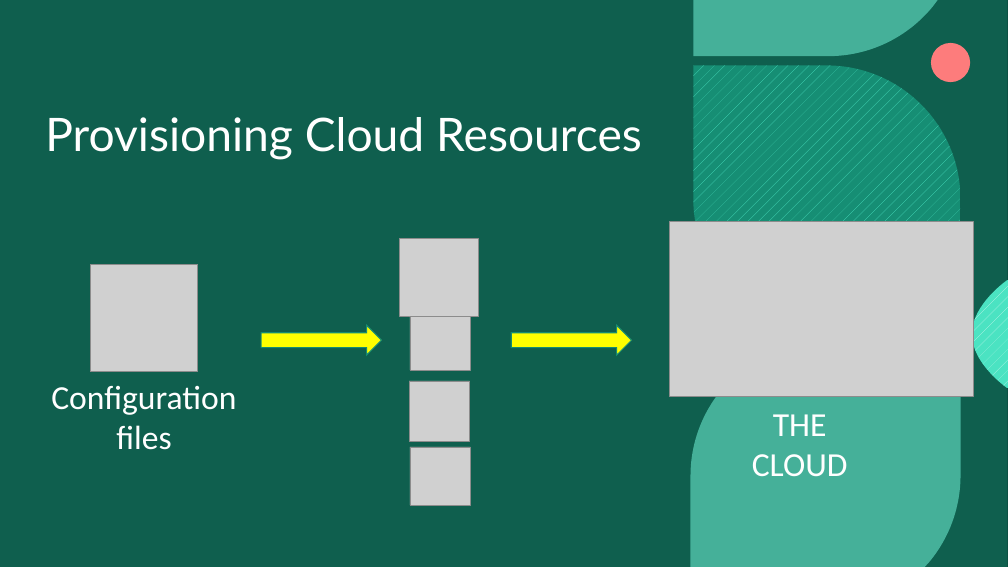
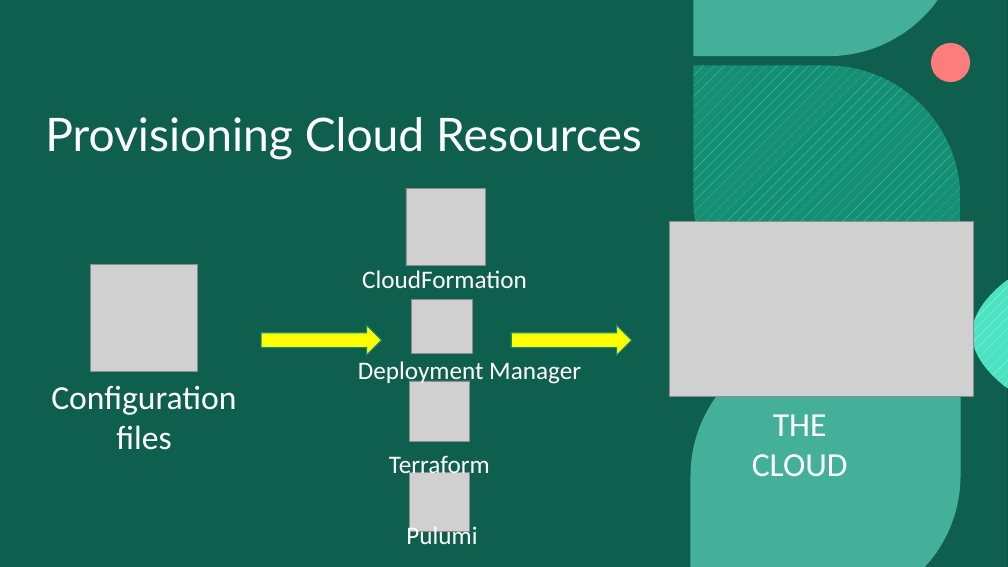
Before and after one commit to cloudsoft/java-cro, a slide deck: slide 6 of java-cro-presentation.pptx. Drawn at 1008x567 pixels with LibreOffice and Linux fonts; fonts in the diff are those of the drawing; grey boxes stand for pictures; background and template pictures are left out. Boxes give left, top, right and bottom in pixels: in the first picture for what was removed or moved away, otherwise in the second. Text is boxed around its words. In the diff, an @@ line names an element or a change of style, - is before the commit and + after.

```diff
--- a/java-cro-presentation.pptx
+++ b/java-cro-presentation.pptx
@@ picture: place and size @@
-picture at (400,239,479,317)
+picture at (406,188,485,266)
@@ text added at (362,270,527,288), 24 pt, text #FFFFFF @@
+CloudFormation
@@ picture: place and size @@
-picture at (410,316,470,370)
+picture at (412,299,473,353)
@@ text added at (358,361,581,386), 24 pt, text #FFFFFF @@
+Deployment Manager
@@ text added at (389,455,490,479), 24 pt, text #FFFFFF @@
+Terraform
@@ picture: place and size @@
-picture at (410,447,470,505)
+picture at (409,473,470,531)
@@ text added at (406,524,477,544), 24 pt, text #FFFFFF @@
+Pulumi
```
Also in this commit, not shown: 3 other slides changed, 1 slide added, 3 other files.
